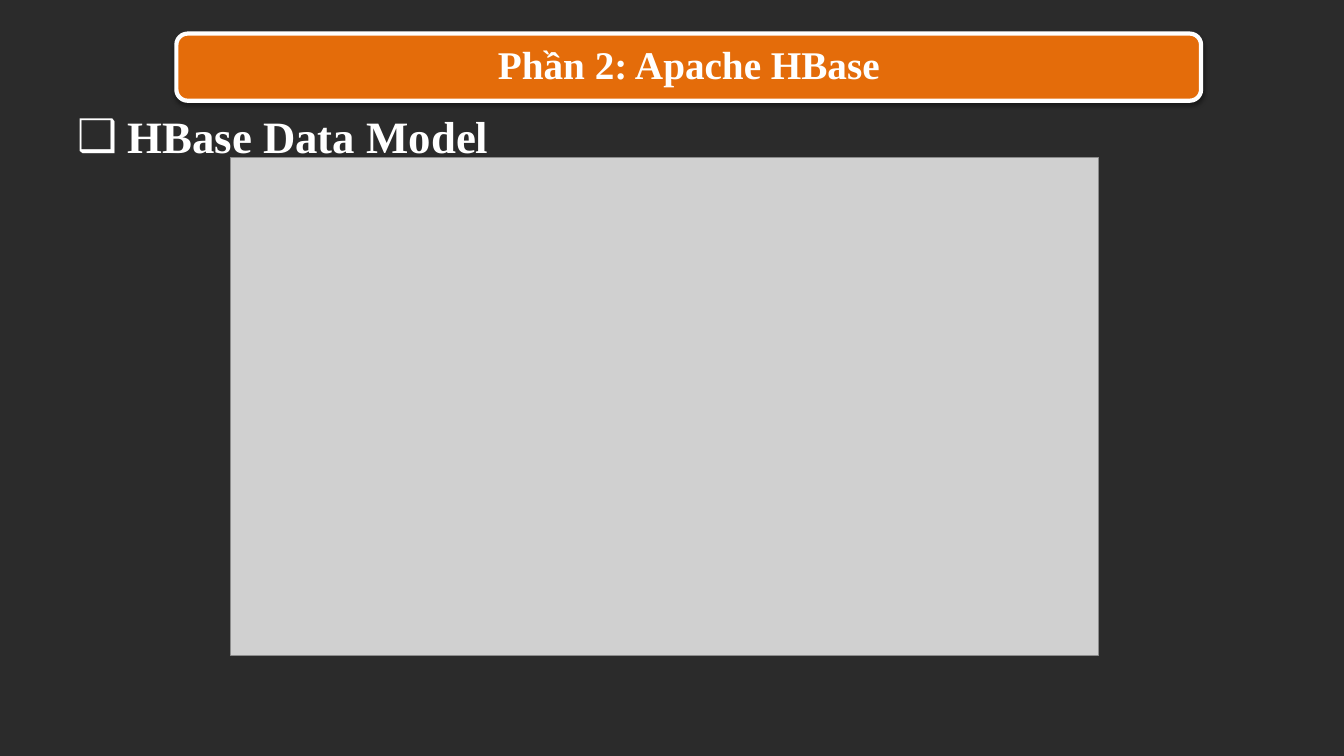
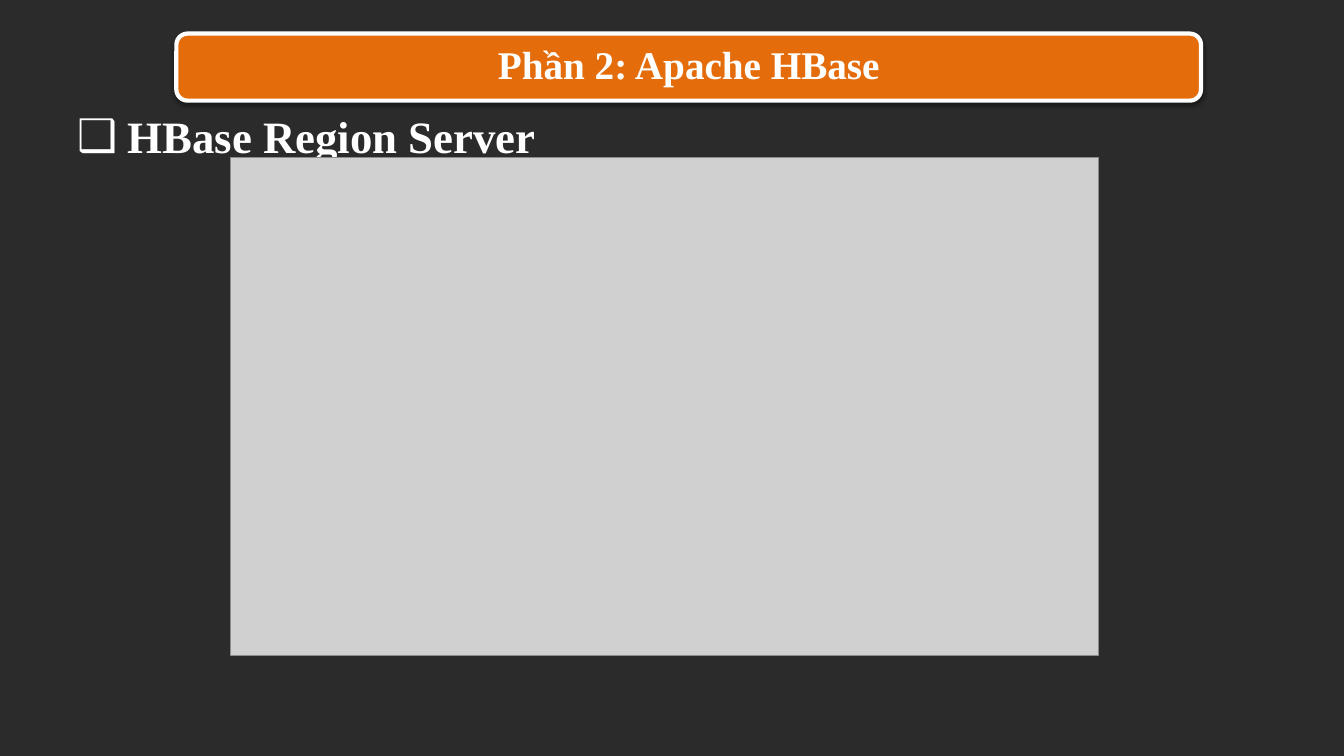
Before and after one commit to trandinhlam/document, a slide deck: slide 12 of CSDLNangCao/final/5. File Thuyet Trinh/N14_R_HBase_20210311.pptx. Drawn at 1344x756 pixels with LibreOffice and Linux fonts; fonts in the diff are those of the drawing; grey boxes stand for pictures; background and template pictures are left out; a plain dark background stands for a picture behind light text. Boxes give left, top, right and bottom in pixels: in the first picture for what was removed or moved away, otherwise in the second. Text is boxed around its words. In the diff, an @@ line names an element or a change of style, - is before the commit and + after.

```diff
--- a/CSDLNangCao/final/5. File Thuyet Trinh/N14_R_HBase_20210311.pptx
+++ b/CSDLNangCao/final/5. File Thuyet Trinh/N14_R_HBase_20210311.pptx
@@ text at (x1=128, y1=122, x2=536, y2=163): text changed @@
-❑ HBase Data Model
+❑ HBase Region Server
```
Also in this commit, not shown: 3 other slides changed, 2 other files.
